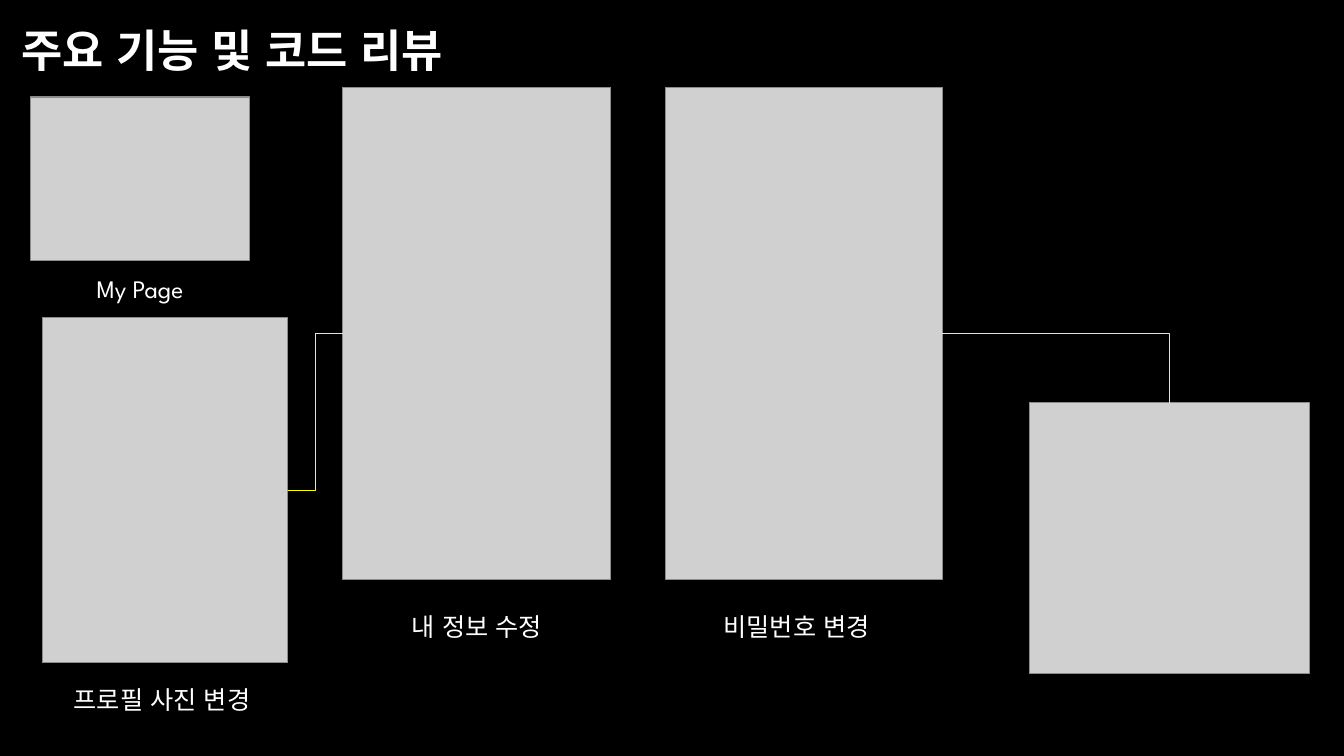
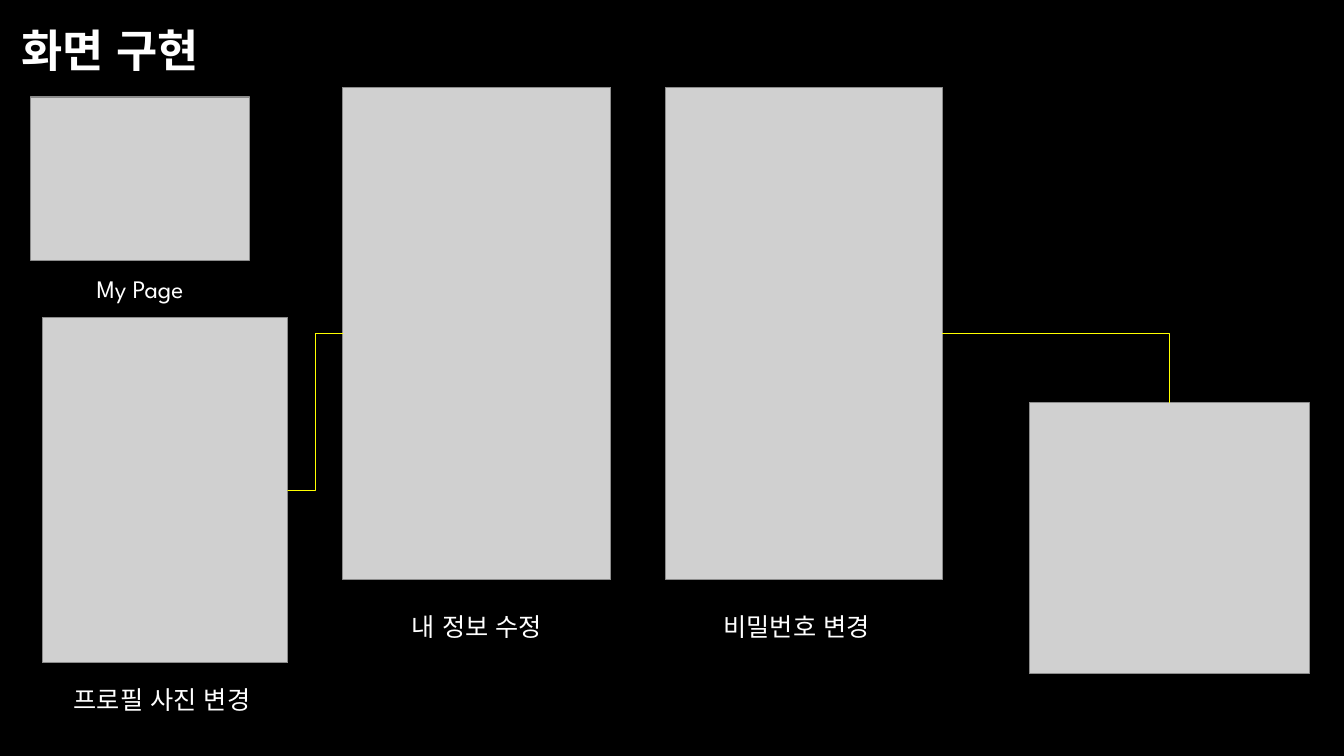
Before and after one commit to KORIT-Phkk/KORIT-portfolio-lunch-select, a slide deck: slide 11 of JmcProject.pptx. Drawn at 1344x756 pixels with LibreOffice and Linux fonts; fonts in the diff are those of the drawing; grey boxes stand for pictures; background and template pictures are left out. Boxes give left, top, right and bottom in pixels: in the first picture for what was removed or moved away, otherwise in the second. Text is boxed around its words. In the diff, an @@ line names an element or a change of style, - is before the commit and + after.

```diff
--- a/JmcProject.pptx
+++ b/JmcProject.pptx
@@ title at bbox=[21, 29, 198, 71]: text changed @@
-주요 기능 및 코드 리뷰
+화면 구현
```
Also in this commit, not shown: 5 other slides changed.
